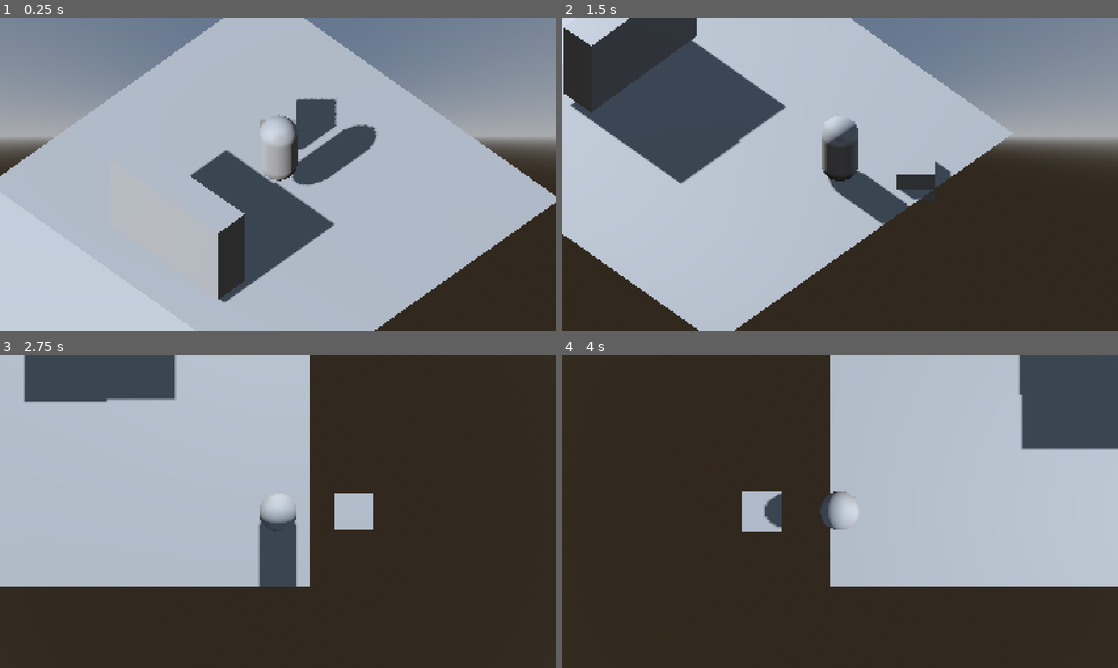
Above: before the commit, frames 1-4 (two rows, left to right).
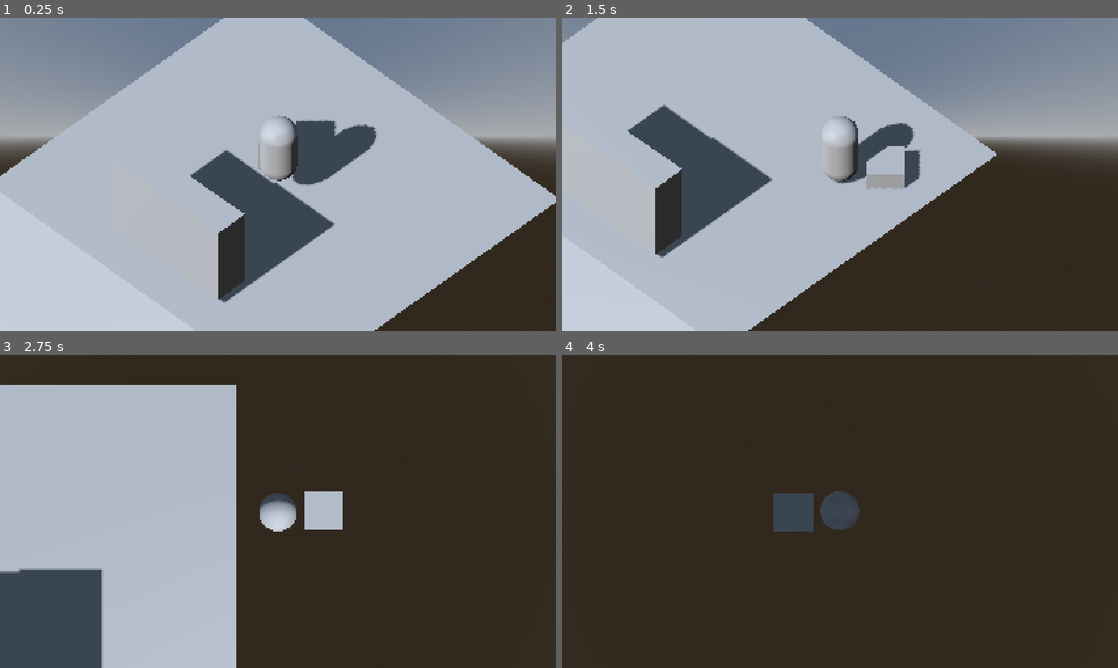
Above: after the commit, the same moments.

Repository: unimelb-game-makers/Team-Quibble-Production
Game: Godot game, scene res://scenes/shop.tscn
Same seed, same stepped clock (60 frames per second), same inputs: the game is played once before the commit and once after it. This scene is started directly instead of the project's main scene.
Inputs (mouse positions are in pixels of both pictures, inside the frame that each line leads up to):
- Up to frame 1 (0.25 s): no input
- Up to frame 2 (1.5 s): tap Enter (ui_accept) at 0.5, 0.77 s; move the mouse to (962, 158) at 0.52 s; hold D (move_right) 0.53-1.25 s; hold E (interact, bound only after the commit) 0.53-1.25 s; click (962, 158) at 0.67 s; drag from (728, 190) to (812, 237) at 1.27 s
- Up to frame 3 (2.75 s): tap Enter (ui_accept) at 2 s; move the mouse to (333, 442) at 2.02 s; hold D (move_right) from 2.03 s (still down); hold Left (camera_left) from 2.03 s (still down); click (333, 442) at 2.17 s; tap E (interact, bound only after the commit) at 2.3 s
- Up to frame 4 (4 s): release D (move_right) at 2.75 s; release Left (camera_left) at 2.75 s; drag from (812, 574) to (673, 464) at 2.77 s; tap Enter (ui_accept) at 3.5, 3.77 s; move the mouse to (1006, 558) at 3.52 s; hold A (move_left) from 3.53 s (still down); hold E (interact, bound only after the commit) from 3.53 s (still down); tap Up (zoom_in) at 3.6 s; click (1006, 558) at 3.67 s

The runs differ from the first frame. In frame 1, 0.8% of the frame differs, in the area x 46-61%, y 25-49%; in frame 2, 27%; in frame 3, 28%; in frame 4, 40%, in the area x 32-100%, y 0-74%.

Commit message:
test interactable object functionality
Added an interactable area that emits a signal when the player pressed the interact key while their interact area intersects it. Also, minor fixes and comments.

Diff:
--- a/cozy-potion-game/project.godot
+++ b/cozy-potion-game/project.godot
@@ -71,6 +71,15 @@
 "events": [Object(InputEventKey,"resource_local_to_scene":false,"resource_name":"","device":-1,"window_id":0,"alt_press …(195 unchanged characters)…
 ]
 }
+interact={
+"deadzone": 0.2,
+"events": [Object(InputEventKey,"resource_local_to_scene":false,"resource_name":"","device":-1,"window_id":0,"alt_pressed":false,"shift_pressed":false,"ctrl_pressed":false,"meta_pressed":false,"pressed":false,"keycode":0,"physical_keycode":69,"key_label":0,"unicode":101,"location":0,"echo":false,"script":null)
+]
+}
+
+[layer_names]
+
+3d_physics/layer_21="Interactable Area"
 
 [physics]
 
--- a/cozy-potion-game/scenes/shop.tscn
+++ b/cozy-potion-game/scenes/shop.tscn
@@ -1,6 +1,8 @@
 [gd_scene format=3 uid="uid://bec7ovcvsvc5q"]
 
 [ext_resource type="Script" uid="uid://b7wupl4oawgq1" path="res://scripts/world/world_player.gd" id="1_lx5au"]
+[ext_resource type="Script" uid="uid://bnfcqynt4fy0j" path="res://scripts/world/interactable_object.gd" id="2_xfvoa"]
+[ext_resource type="Script" uid="uid://bc5xc5cvwwo37" path="res://scripts/world/test_interactable_user.gd" id="3_1l46r"]
 
 [sub_resource type="ProceduralSkyMaterial" id="ProceduralSkyMaterial_lx5au"]
 sky_horizon_color = Color(0.66224277, 0.6717428, 0.6867428, 1)
@@ -31,6 +33,8 @@
 
 [sub_resource type="ConcavePolygonShape3D" id="ConcavePolygonShape3D_lx5au"]
 data = PackedVector3Array(-0.5, -1.2262878, 1.9725952, -0.5, -1.2262878, -1.9725952, -0.5, 1.2262878, -1.9725952, 0.5,  …(932 unchanged characters)…
+
+[sub_resource type="BoxShape3D" id="BoxShape3D_aue3q"]
 
 [node name="Shop" type="Node" unique_id=428524118]
 
@@ -69,13 +73,14 @@
 [node name="CollisionShape3D" type="CollisionShape3D" parent="Node3D/Floor3/StaticBody3D" unique_id=2038655761]
 shape = SubResource("ConvexPolygonShape3D_lx5au")
 
-[node name="Player" type="CharacterBody3D" parent="Node3D" unique_id=1237919608 node_paths=PackedStringArray("animation_pivot", "camera_pivot", "mouse_detector_left", "mouse_detector_right")]
+[node name="Player" type="CharacterBody3D" parent="Node3D" unique_id=1237919608 node_paths=PackedStringArray("animation_pivot", "camera_pivot", "mouse_detector_left", "mouse_detector_right", "interactable_collision_area")]
 transform = Transform3D(0.70710677, 0, 0.70710677, 0, 1, 0, -0.70710677, 0, 0.70710677, 0.13066149, 1.0544419, 0)
 script = ExtResource("1_lx5au")
 animation_pivot = NodePath("AnimationPivot")
 camera_pivot = NodePath("CameraPivot")
 mouse_detector_left = NodePath("MouseDetectorLeft")
 mouse_detector_right = NodePath("MouseDetectorRight")
+interactable_collision_area = NodePath("AnimationPivot/InteractableCollisionShape")
 
 [node name="CollisionShape3D" type="CollisionShape3D" parent="Node3D/Player" unique_id=23129946]
 transform = Transform3D(1, 0, 0, 0, 1, 0, 0, 0, 1, 0.040551424, 0.9759979, 0)
@@ -88,11 +93,12 @@
 mesh = SubResource("CapsuleMesh_4dvm4")
 
 [node name="YouAreLookingHere" type="MeshInstance3D" parent="Node3D/Player/AnimationPivot" unique_id=1618548505]
-transform = Transform3D(1, 0, 0, 0, 1, 0, 0, 0, 1, 0, 0, -2)
+transform = Transform3D(1, 0, 0, 0, 1, 0, 0, 0, 1, -0.015237771, 0, -1.1924204)
 mesh = SubResource("BoxMesh_4dvm4")
 
 [node name="InteractableCollisionShape" type="Area3D" parent="Node3D/Player/AnimationPivot" unique_id=362638963]
 transform = Transform3D(1, 0, 0, 0, 1, 0, 0, 0, 1, -0.0661669, 0.11184323, -2.5223014)
+collision_mask = 1048577
 
 [node name="CollisionShape3D" type="CollisionShape3D" parent="Node3D/Player/AnimationPivot/InteractableCollisionShape" unique_id=1628446424]
 transform = Transform3D(1, 0, 0, 0, 1, 0, 0, 0, 1, 0.0133395195, 0, 1.3472493)
@@ -137,3 +143,18 @@
 
 [node name="CSGBakedCollisionShape3D" type="CollisionShape3D" parent="Node3D/CSGBox3D/StaticBody3D" unique_id=314611919]
 shape = SubResource("ConcavePolygonShape3D_lx5au")
+
+[node name="InteractableObject" type="Area3D" parent="Node3D" unique_id=254663262]
+transform = Transform3D(1, 0, 0, 0, 1, 0, 0, 0, 1, 0.09968948, 0.31007862, 1.0083411)
+collision_layer = 1048576
+collision_mask = 67108865
+script = ExtResource("2_xfvoa")
+
+[node name="CollisionShape3D" type="CollisionShape3D" parent="Node3D/InteractableObject" unique_id=660347118]
+transform = Transform3D(1, 0, 0, 0, 1, 0, 0, 0, 1, 0, 0.6873169, 1.6658173)
+shape = SubResource("BoxShape3D_aue3q")
+
+[node name="TestInteractableUser" type="Node3D" parent="Node3D" unique_id=1808629614 node_paths=PackedStringArray("interactable_area")]
+transform = Transform3D(0.70710677, 0, 0.70710677, 0, 1, 0, -0.70710677, 0, 0.70710677, 0.13066149, 1.0544419, 0)
+script = ExtResource("3_1l46r")
+interactable_area = NodePath("../InteractableObject")
--- /dev/null
+++ b/cozy-potion-game/scripts/world/interactable_object.gd
@@ -0,0 +1,7 @@
+## An area that exists to be a child of objects like forage items or
+## work stations, etc. if the player pressed the interact button with
+## this area overlapping their interact area, this area's
+## interact signal will be emitted.
+class_name InteractableArea extends Area3D
+
+signal interacted
--- /dev/null
+++ b/cozy-potion-game/scripts/world/test_interactable_user.gd
@@ -0,0 +1,6 @@
+extends Node3D
+
+@export var interactable_area: InteractableArea
+
+func _ready() -> void:
+	interactable_area.interacted.connect(func(): print_debug("Interacted!!"))
--- a/cozy-potion-game/scripts/world/world_player.gd
+++ b/cozy-potion-game/scripts/world/world_player.gd
@@ -13,6 +13,7 @@
 @export var camera_pivot: Node3D
 @export var mouse_detector_left: Control
 @export var mouse_detector_right: Control
+@export var interactable_collision_area: Area3D
 
 const SPEED = 5.0
 const JUMP_VELOCITY = 4.5
@@ -41,6 +42,8 @@
 		zoom_camera(1)
 	elif event.is_action_pressed("ui_accept"):
 		toggle_top_down_cam()
+	elif event.is_action_pressed("interact"):
+		interact()
 
 func rotate_camera(direction: int) -> void:
 	#i really hope this implementation isnt what i stick with
@@ -61,12 +64,18 @@
 func process_camera_rotation(delta: float) -> void:
 	if not is_equal_approx(rotation_y_target, 0):
 		var rot = delta * CAMERA_ROTATION_SPEED * sign(rotation_y_target)
+		# we rotate the camera by rotating the player, which makes it easier
+		# for them to walk in the right direction.
+		# however we dont want camera rotation to rotate the player's model
+		# so we rotate the model the other way
 		rotate_y(rot)
+		animation_pivot.rotate_y(-rot)
 		var sign = sign(rotation_y_target)
 		rotation_y_target -= rot
 		#overshoot
 		if sign != sign(rotation_y_target):
 			rotate_y(rotation_y_target)
+			animation_pivot.rotate_y(-rotation_y_target)
 			rotation_y_target = 0
 
 func _physics_process(delta: float) -> void:
@@ -116,7 +125,7 @@
 	tween2.tween_property(camera, "position", Vector3(0,7.0,7.0), 0.2)
 
 func activate_top_down_cam() -> void:
-	rotation_y_target += PI/4
+	rotation_y_target -= PI/4
 	#can use a tween here because we don't need to worry about angles wrapping
 	var tween = get_tree().create_tween()
 	tween.set_ease(Tween.EASE_IN_OUT)
@@ -126,3 +135,10 @@
 	tween.set_ease(Tween.EASE_IN_OUT)
 	tween.set_trans(Tween.TRANS_CUBIC)
 	tween2.tween_property(camera, "position", Vector3(0,7.0,0), 0.2)
+
+func interact() -> void:
+	for area in interactable_collision_area.get_overlapping_areas():
+		if area is InteractableArea:
+			area.interacted.emit()
+			# probably bad to interact with two things at once
+			return
Not shown, added: cozy-potion-game/scripts/world/interactable_object.gd.uid
Not shown, added: cozy-potion-game/scripts/world/test_interactable_user.gd.uid
